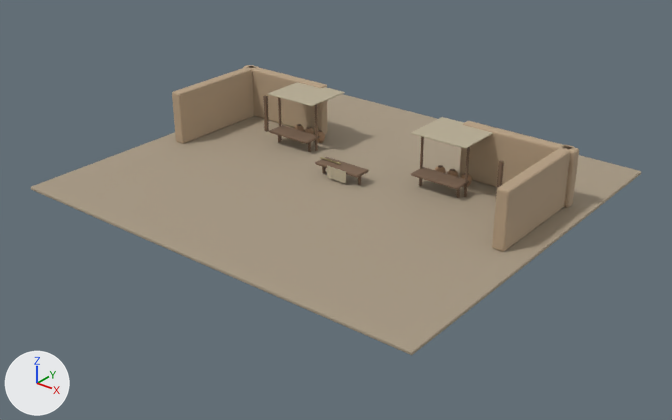
Before and after pictures for a commit that changed the glTF model packages/zhang-qian-yuezhi/assets/asset-market.glb.
One viewpoint serves both versions: a camera (50 mm lens) standing at (25.6, -32.5, 18.5) and looking at (0.5, -1.1, -1.0). The axes (+X, +Y, +Z) are drawn at lower left. The lights are the same throughout. The older version comes first. Where no turn or scale is listed for an object, it has been applied to the vertices.

The first picture shows 'Canopy', 'Canopy.001', 'Doorway timber', 'Doorway timber.002', 'Goods table', 'Low market wall', 'Low market wall.001', 'Market courtyard', 'Plain Shu cloth - fibre and weave unknown', 'Side facade', 'Side facade.001', 'Stall canopy posts.001', 'Stall canopy posts.003', 'Trading table', 'Trading table.001' and 8 more.
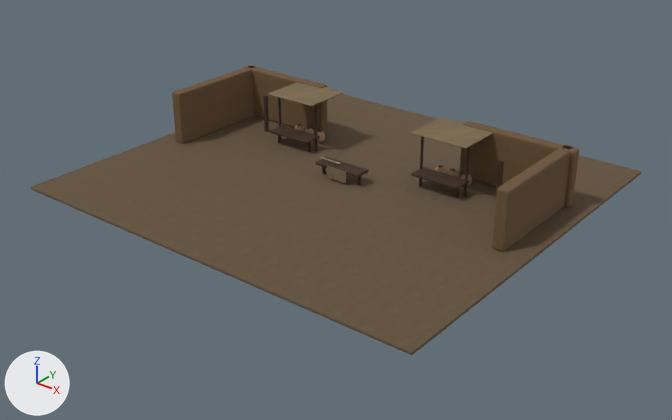
Patch to the scene script:
```diff
--- a/packages/zhang-qian-yuezhi/assets/asset-market.glb.py
+++ b/packages/zhang-qian-yuezhi/assets/asset-market.glb.py
@@ mat_refined_illustrative_wood___embedded_pbr_001 @@
+mat_refined_illustrative_wood___embedded_pbr_001 = bpy.data.materials.new('Refined illustrative wood - embedded PBR.001')
+# uses the picture img_authored_wood_basecolor_512
+# uses the picture img_authored_wood_normal_512
+# uses the picture img_authored_wood_roughness_metallic_512
@@ mat_refined_illustrative_cloth___embedded_pbr @@
+mat_refined_illustrative_cloth___embedded_pbr = bpy.data.materials.new('Refined illustrative cloth - embedded PBR')
+# uses the picture img_authored_cloth_basecolor_512
+# uses the picture img_authored_cloth_normal_512
+# uses the picture img_authored_cloth_roughness_metallic_512
@@ mat_refined_illustrative_plaster___embedded_pbr_001 @@
+mat_refined_illustrative_plaster___embedded_pbr_001 = bpy.data.materials.new('Refined illustrative plaster - embedded PBR.001')
+# uses the picture img_authored_plaster_basecolor_512
+# uses the picture img_authored_plaster_normal_512
+# uses the picture img_authored_plaster_roughness_metallic_512
@@ mat_refined_illustrative_earth___embedded_pbr_001 @@
+mat_refined_illustrative_earth___embedded_pbr_001 = bpy.data.materials.new('Refined illustrative earth - embedded PBR.001')
+# uses the picture img_authored_earth_basecolor_512
+# uses the picture img_authored_earth_normal_512
+# uses the picture img_authored_earth_roughness_metallic_512
@@ me_cube_024 @@
 me_cube_024.from_pydata(...)  # 96 vertices, 188 faces; spans x -1.5..1.5, y -1.35..1.35, z -0.03..0.03
-me_cube_024.materials.append(mat_plain_woven_cloth___fibre_unknown)  # beige #b8ad95
+me_cube_024.materials.append(mat_refined_illustrative_cloth___embedded_pbr)
@@ me_cube_028 @@
 me_cube_028.from_pydata(...)  # 96 vertices, 188 faces; spans x -1.5..1.5, y -1.35..1.35, z -0.03..0.03
-me_cube_028.materials.append(mat_plain_woven_cloth___fibre_unknown)  # beige #b8ad95
+me_cube_028.materials.append(mat_refined_illustrative_cloth___embedded_pbr)
@@ me_cube_018 @@
 me_cube_018.from_pydata(...)  # 96 vertices, 188 faces; spans x -0.09..0.09, y -0.09..0.09, z -1.0..1.0
-me_cube_018.materials.append(mat_dark_worn_timber)  # brown #79614d
+me_cube_018.materials.append(mat_refined_illustrative_wood___embedded_pbr_001)
@@ me_cube_022 @@
 me_cube_022.from_pydata(...)  # 96 vertices, 188 faces; spans x -0.09..0.09, y -0.09..0.09, z -1.0..1.0
-me_cube_022.materials.append(mat_dark_worn_timber)  # brown #79614d
+me_cube_022.materials.append(mat_refined_illustrative_wood___embedded_pbr_001)
@@ me_cube_032 @@
 me_cube_032.from_pydata(...)  # 96 vertices, 188 faces; spans x -1.3..1.3, y -0.45..0.45, z -0.08..0.08
-me_cube_032.materials.append(mat_dark_worn_timber)  # brown #79614d
+me_cube_032.materials.append(mat_refined_illustrative_wood___embedded_pbr_001)
@@ me_cube_016 @@
 me_cube_016.from_pydata(...)  # 96 vertices, 188 faces; spans x -2.9..2.9, y -0.28..0.28, z -1.4..1.4
-me_cube_016.materials.append(mat_warm_earthen_plaster)  # beige #b6a084
+me_cube_016.materials.append(mat_refined_illustrative_plaster___embedded_pbr_001)
@@ me_cube_020 @@
 me_cube_020.from_pydata(...)  # 96 vertices, 188 faces; spans x -2.9..2.9, y -0.28..0.28, z -1.4..1.4
-me_cube_020.materials.append(mat_warm_earthen_plaster)  # beige #b6a084
+me_cube_020.materials.append(mat_refined_illustrative_plaster___embedded_pbr_001)
@@ me_cube_015 @@
 me_cube_015.from_pydata(...)  # 96 vertices, 188 faces; spans x -11.0..11.0, y -10.0..10.0, z -0.1..0.1
-me_cube_015.materials.append(mat_compacted_courtyard_earth)  # beige #a89984
+me_cube_015.materials.append(mat_refined_illustrative_earth___embedded_pbr_001)
@@ me_plain_cloth_drape @@
 me_plain_cloth_drape.from_pydata(...)  # 475 vertices, 864 faces; spans x -0.475..0.675, y -0.542..-0.499, z 0.11..0.74
-me_plain_cloth_drape.materials.append(mat_plain_woven_cloth___fibre_unknown)  # beige #b8ad95
+me_plain_cloth_drape.materials.append(mat_refined_illustrative_cloth___embedded_pbr)
@@ me_cube_017 @@
 me_cube_017.from_pydata(...)  # 96 vertices, 188 faces; spans x -0.3..0.3, y -3.05..3.05, z -1.4..1.4
-me_cube_017.materials.append(mat_warm_earthen_plaster)  # beige #b6a084
+me_cube_017.materials.append(mat_refined_illustrative_plaster___embedded_pbr_001)
@@ me_cube_021 @@
 me_cube_021.from_pydata(...)  # 96 vertices, 188 faces; spans x -0.3..0.3, y -3.05..3.05, z -1.4..1.4
-me_cube_021.materials.append(mat_warm_earthen_plaster)  # beige #b6a084
+me_cube_021.materials.append(mat_refined_illustrative_plaster___embedded_pbr_001)
@@ me_cylinder_005 @@
 me_cylinder_005.from_pydata(...)  # 40 vertices, 76 faces; spans x -0.06..0.06, y -0.06..0.06, z -1.35..1.35
-me_cylinder_005.materials.append(mat_dark_worn_timber)  # brown #79614d
+me_cylinder_005.materials.append(mat_refined_illustrative_wood___embedded_pbr_001)
@@ me_cylinder_010 @@
 me_cylinder_010.from_pydata(...)  # 40 vertices, 76 faces; spans x -0.06..0.06, y -0.06..0.06, z -1.35..1.35
-me_cylinder_010.materials.append(mat_dark_worn_timber)  # brown #79614d
+me_cylinder_010.materials.append(mat_refined_illustrative_wood___embedded_pbr_001)
@@ me_cube_025 @@
 me_cube_025.from_pydata(...)  # 96 vertices, 188 faces; spans x -1.3..1.3, y -0.52..0.52, z -0.06..0.06
-me_cube_025.materials.append(mat_dark_worn_timber)  # brown #79614d
+me_cube_025.materials.append(mat_refined_illustrative_wood___embedded_pbr_001)
@@ me_cube_029 @@
 me_cube_029.from_pydata(...)  # 96 vertices, 188 faces; spans x -1.3..1.3, y -0.52..0.52, z -0.06..0.06
-me_cube_029.materials.append(mat_dark_worn_timber)  # brown #79614d
+me_cube_029.materials.append(mat_refined_illustrative_wood___embedded_pbr_001)
```

Location of each change, [x1, y1, x2, y2] in pixels of the pictures (672 x 420 px):
'Market courtyard', recoloured (beige to brown)
    both: [31, 94, 641, 355]
'Side facade.001', recoloured (beige to brown)
    both: [492, 145, 576, 252]
'Side facade', recoloured (beige to brown)
    both: [172, 65, 258, 144]
'Low market wall.001', recoloured (beige to brown)
    both: [459, 121, 579, 208]
'Low market wall', recoloured (beige to brown)
    both: [243, 65, 327, 134]
'Canopy.001', recoloured (beige to brown)
    both: [411, 117, 493, 149]
'Canopy', recoloured (beige to brown)
    both: [267, 82, 345, 106]
'Trading table.001', recoloured (darker)
    both: [411, 167, 469, 189]
'Trading table', recoloured (darker)
    both: [269, 125, 319, 144]
'Goods table', recoloured (darker)
    both: [315, 157, 368, 178]
'Plain Shu cloth - fibre and weave unknown', recoloured (beige to brown)
    both: [327, 166, 346, 183]
'Doorway timber', recoloured (darker)
    both: [263, 95, 269, 132]
'Stall canopy posts.003', recoloured
    both: [464, 147, 470, 197]
'Doorway timber.002', recoloured
    both: [496, 160, 504, 193]
'Stall canopy posts.001', recoloured
    both: [315, 104, 318, 151]
